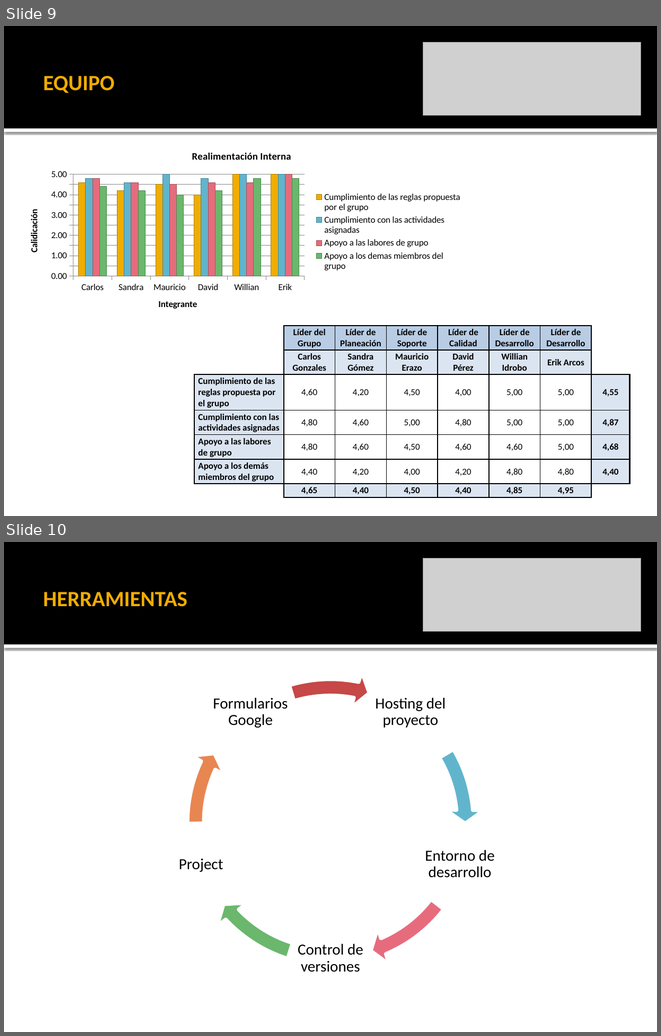
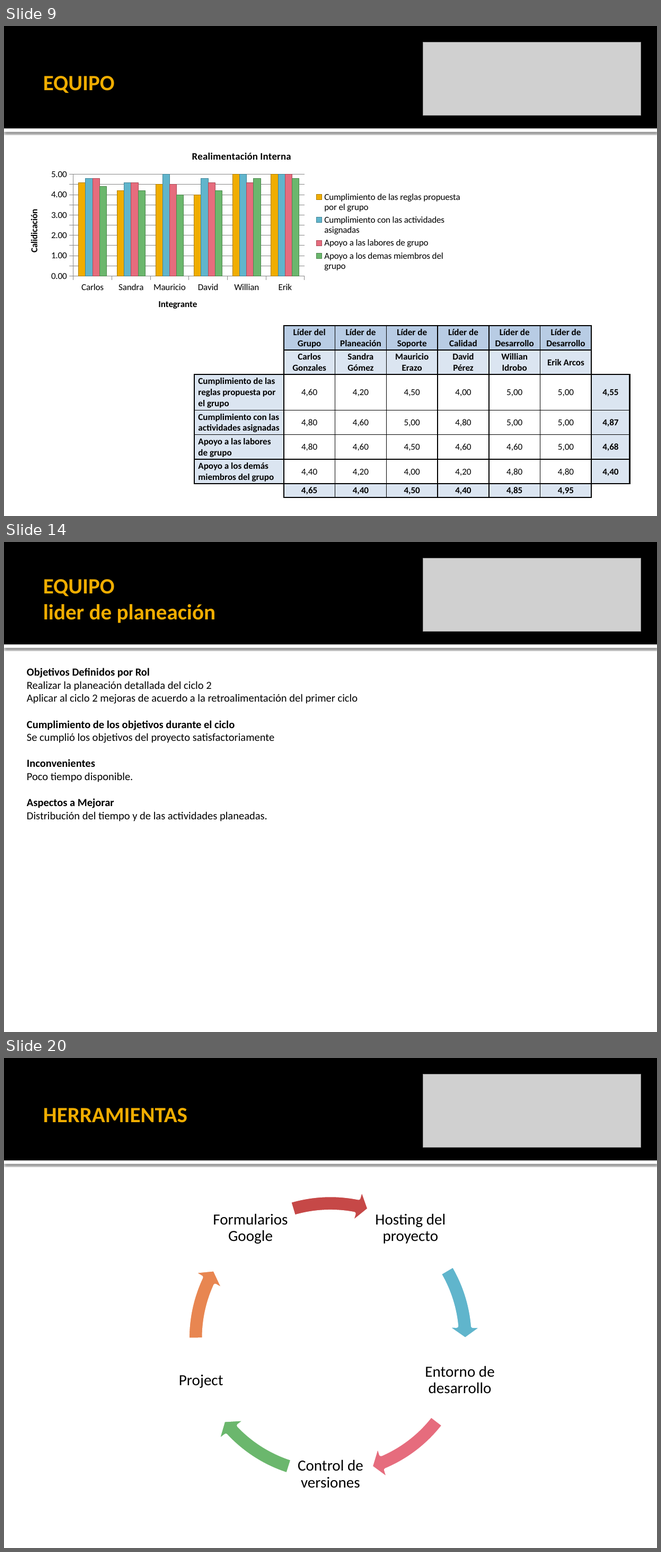
Before and after one commit to leseroth/ingenium-managment, a slide deck: CSOF5101 Ingeniera de Software/TSP/0323PostMortemTSPCiclo2.pptx. Shown one above the other, each under a label of ours: slides 9 and 10 before the commit, slides 9, 14 and 20 after it; the slides between them are not shown. The pictures are 661x1036 and 661x1552 pixels, drawn with LibreOffice and Linux fonts; fonts in the diff are those of the drawing; grey boxes stand for pictures. Boxes give left, top, right and bottom in pixels: in the first picture for what was removed or moved away, otherwise in the second. Text is boxed around its words. In the diff, an @@ line names an element or a change of style, - is before the commit and + after.

```diff
--- a/CSOF5101 Ingeniera de Software/TSP/0323PostMortemTSPCiclo2.pptx
+++ b/CSOF5101 Ingeniera de Software/TSP/0323PostMortemTSPCiclo2.pptx
@@ slide 14 added at (4, 542, 657, 1032), background #FFFFFF; not listed: 2 template elements that a slide beside it also shows @@
@@ picture added at (423, 558, 641, 632) @@
@@ title added at (43, 579, 216, 623), 24 pt, text #F0AD00, bold @@
+EQUIPO
+lider de planeación
@@ text added at (27, 668, 358, 821), 12 pt, text #000000 @@
+Objetivos Definidos por Rol
+Realizar la planeación detallada del ciclo 2
+Aplicar al ciclo 2 mejoras de acuerdo a la retroalimentación del primer ciclo
+Cumplimiento de los objetivos durante el ciclo
+Se cumplió los objetivos del proyecto satisfactoriamente
+Inconvenientes
+Poco tiempo disponible.
+Aspectos a Mejorar
+Distribución del tiempo y de las actividades planeadas.
@@ what was slide 10 is now slide 20 @@
```
Also in this commit, not shown: 2 slides changed, 9 other slides added.
